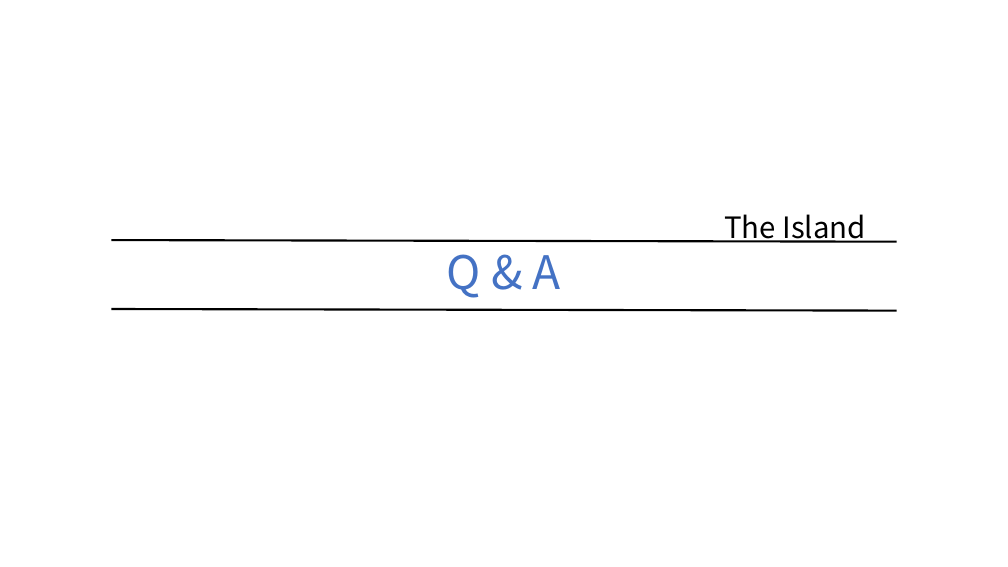
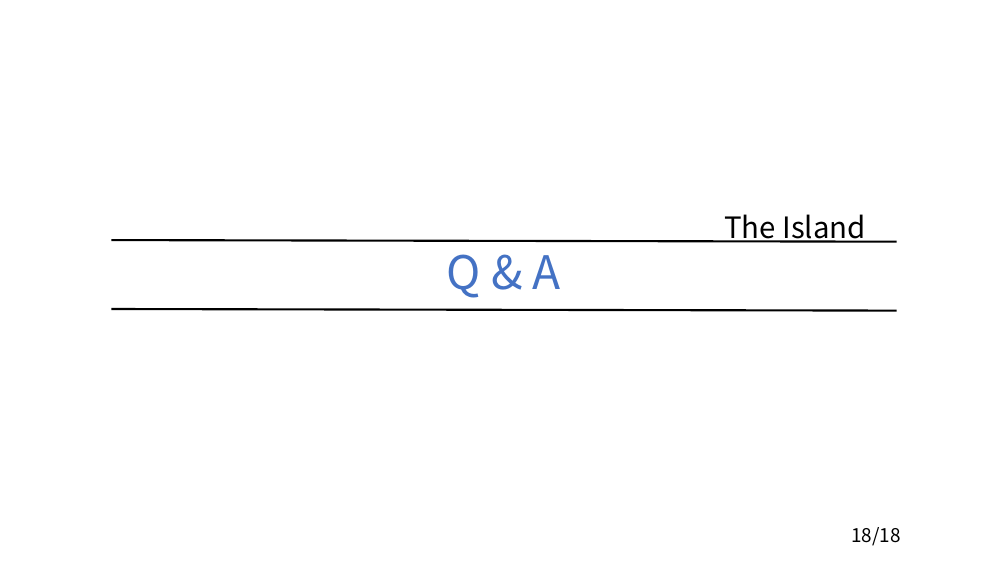
Before and after one commit to KimHaYoon/SickPerson, a slide deck: slide 18 of 문서/졸업작품 게임 기획서 초안 (김하윤 이동규 이득유).pptx. Drawn at 1008x567 pixels with LibreOffice and Linux fonts; fonts in the diff are those of the drawing. Boxes give left, top, right and bottom in pixels: in the first picture for what was removed or moved away, otherwise in the second. Text is boxed around its words. In the diff, an @@ line names an element or a change of style, - is before the commit and + after.

```diff
--- a/문서/졸업작품 게임 기획서 초안 (김하윤 이동규 이득유).pptx
+++ b/문서/졸업작품 게임 기획서 초안 (김하윤 이동규 이득유).pptx
@@ text added at [851, 527, 900, 546], 18 pt, text #000000 @@
+18/18
```
Also in this commit, not shown: 6 other slides changed.
